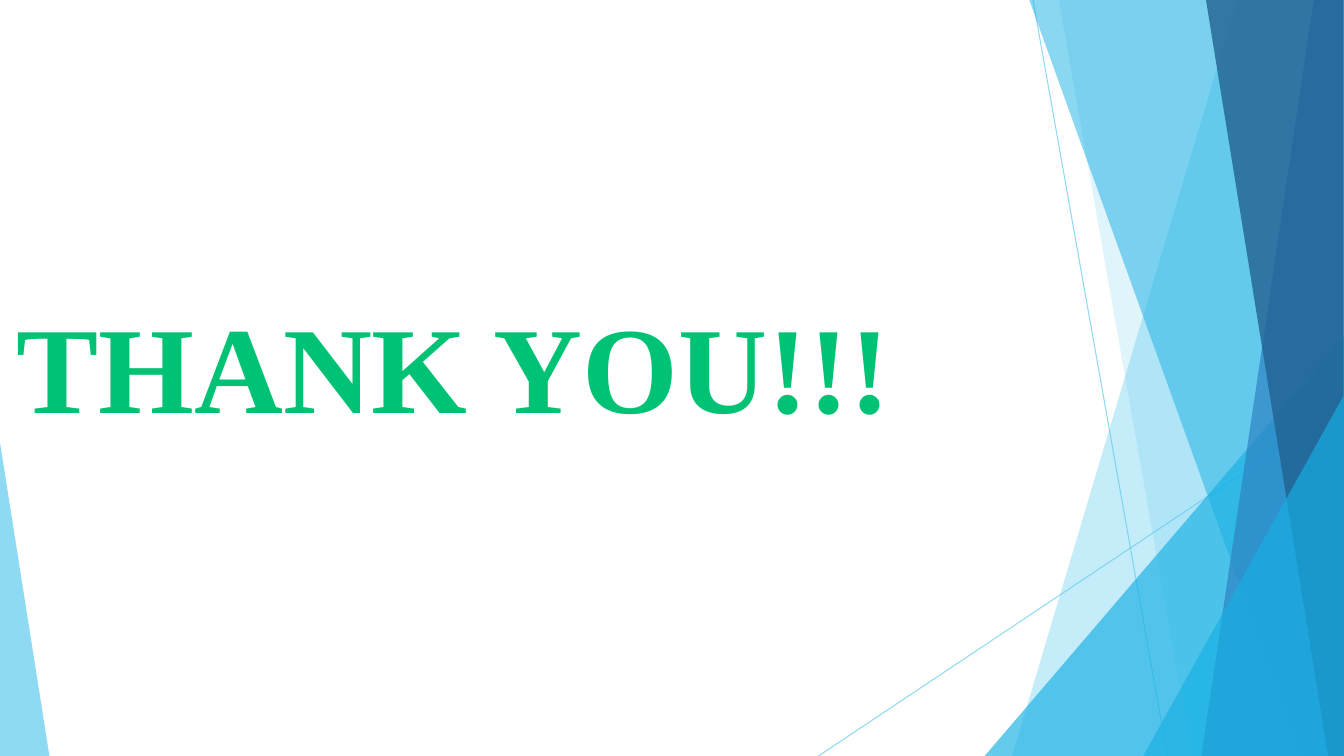
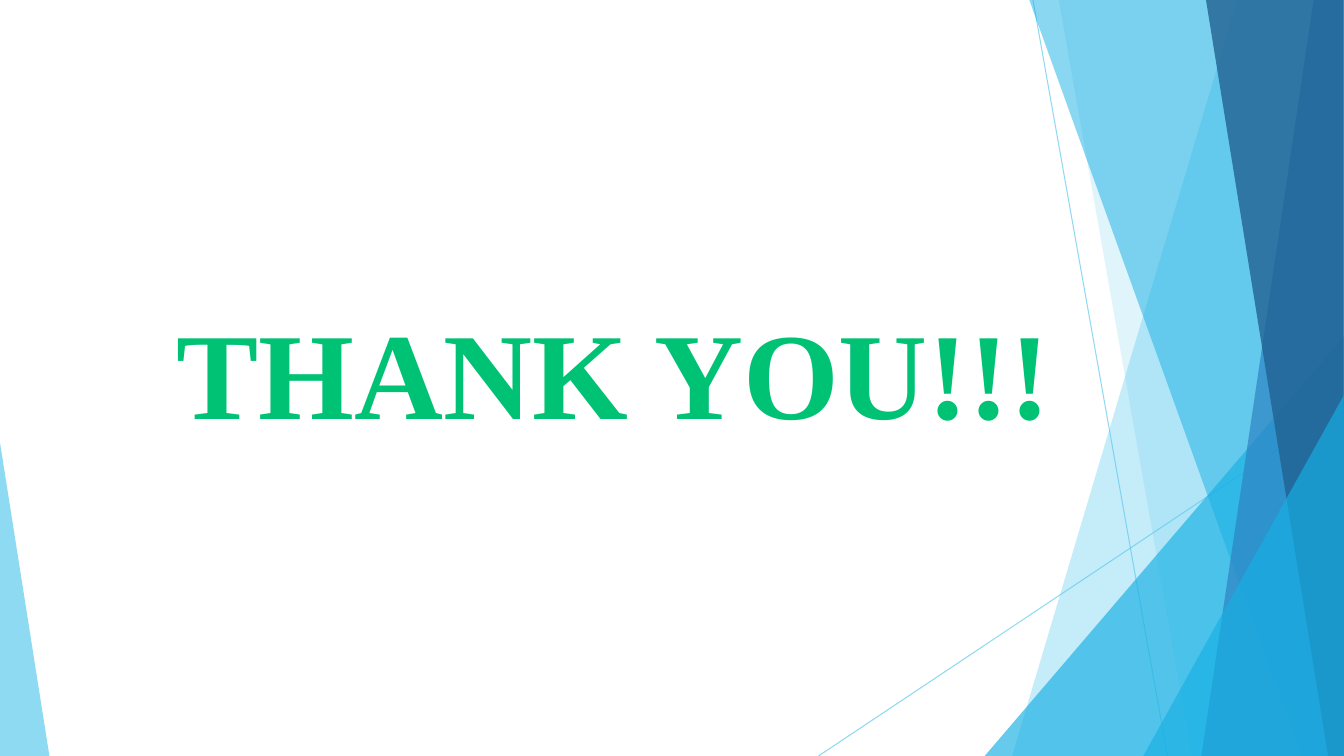
Before and after one commit to Vaibhav-Dharmik/project_reports_final_yr, a slide deck: slide 23 of final_submission_ppt.pptx (slide 21 before the commit). Drawn at 1344x756 pixels with LibreOffice and Linux fonts; fonts in the diff are those of the drawing. Boxes give left, top, right and bottom in pixels: in the first picture for what was removed or moved away, otherwise in the second. Text is boxed around its words. In the diff, an @@ line names an element or a change of style, - is before the commit and + after.

```diff
--- a/final_submission_ppt.pptx
+++ b/final_submission_ppt.pptx
@@ title "THANK YOU!!!": place and size @@
-title "THANK YOU!!!" at bbox=[16, 331, 891, 415]
+title "THANK YOU!!!" at bbox=[177, 337, 1051, 421]
```
Also in this commit, not shown: 15 other slides changed, 5 slides added, 3 slides removed, 1 other file.
